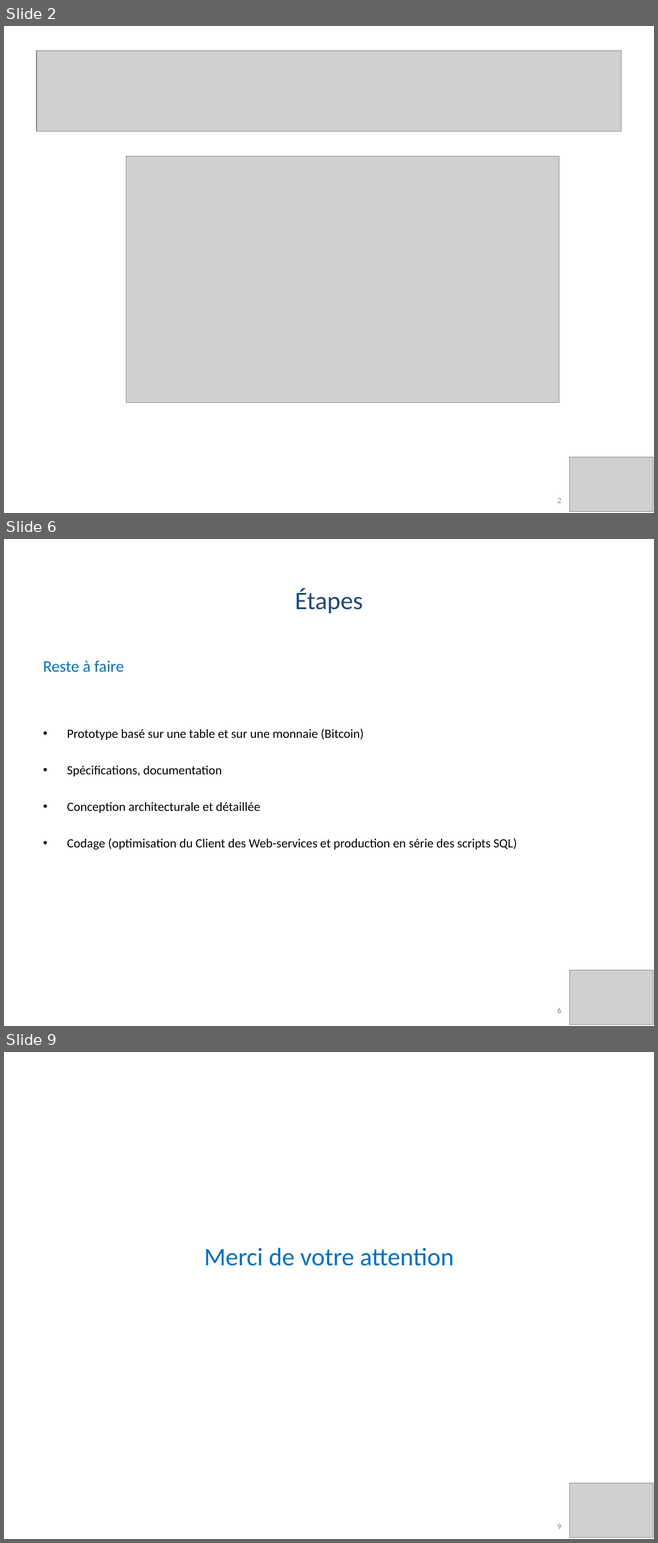
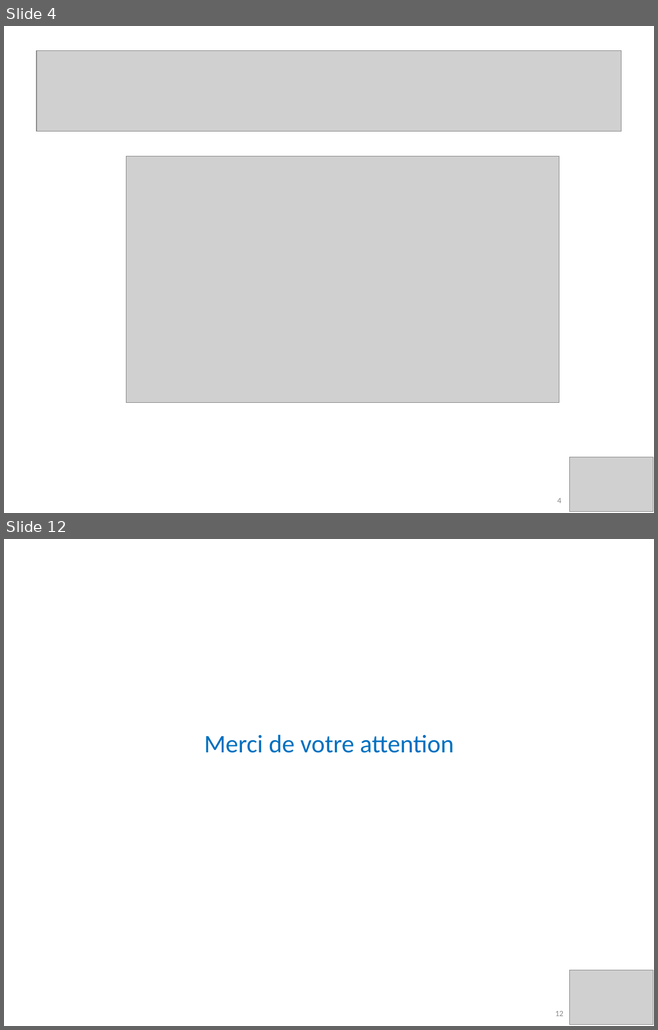
Before and after one commit to PierreSQS/Mubiz, a slide deck: Documents/Soutenance_Final_Pierre_et_Odile-20170314.pptx. Shown one above the other, each under a label of ours: slides 2, 6 and 9 before the commit, slides 4 and 12 after it; the slides between them are not shown. The pictures are 658x1543 and 658x1030 pixels, drawn with LibreOffice and Linux fonts; fonts in the diff are those of the drawing; grey boxes stand for pictures; background and template pictures are left out. Boxes give left, top, right and bottom in pixels: in the first picture for what was removed or moved away, otherwise in the second. Text is boxed around its words. In the diff, an @@ line names an element or a change of style, - is before the commit and + after.

```diff
--- a/Documents/Soutenance_Final_Pierre_et_Odile-20170314.pptx
+++ b/Documents/Soutenance_Final_Pierre_et_Odile-20170314.pptx
@@ slide 6 removed at [4,539,654,1026], background #FFFFFF @@
@@ text removed at [295,588,362,613] @@
-Étapes
@@ text removed at [43,660,516,850] @@
-Reste à faire
-• Prototype basé sur une table et sur une monnaie (Bitcoin)
-• Spécifications, documentation
-• Conception architecturale et détaillée
-• Codage (optimisation du Client des Web-services et production en série des scripts SQL)
@@ picture removed at [569,971,652,1025] @@
@@ page number removed at [557,1008,561,1013] @@
-6
@@ what was slide 2 is now slide 4 @@
@@ page number at [557,498,561,503]: text changed @@
-2
+4
@@ what was slide 9 is now slide 12 @@
@@ page number at [555,1011,563,1016]: text changed @@
-9
+12
```
Also in this commit, not shown: 3 slides changed, 7 slides added, 3 other slides removed.
